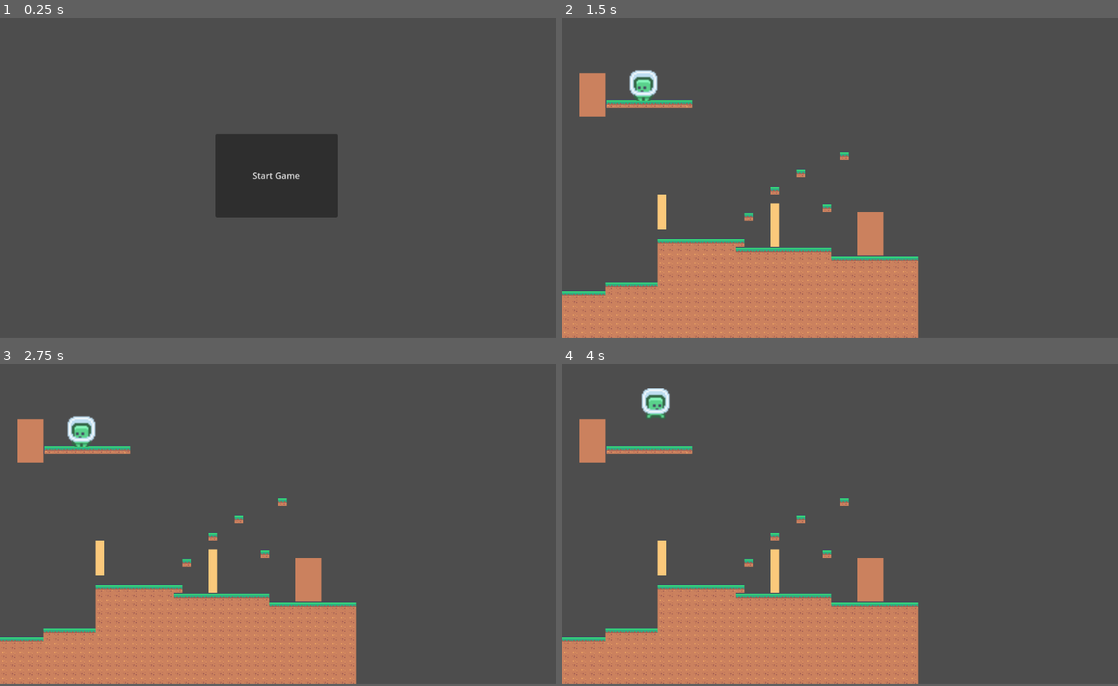
Above: before the commit, frames 1-4 (two rows, left to right).
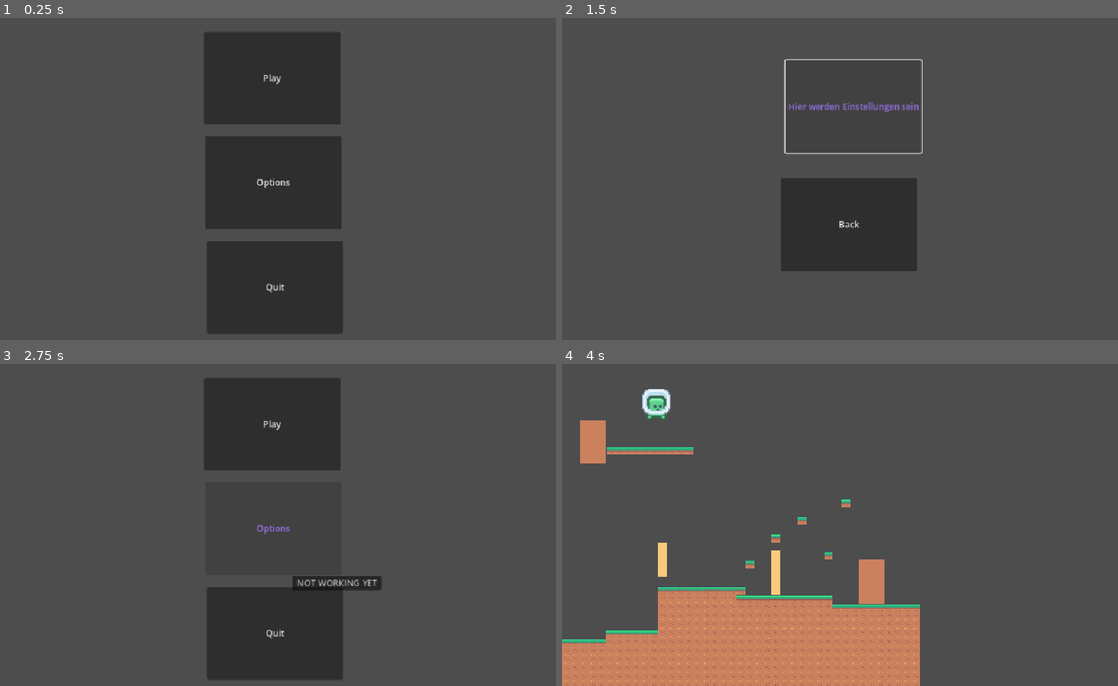
Above: after the commit, the same moments.

Repository: JustusBSchmidt04/LuckeRun
Game: Godot game, scene res://Szene/Startbildschirm/main_menu_bg.tscn
The game is run twice, just before and just after one commit, with the same random seed, the same clock (stepped at 60 frames per second) and the same inputs.
Inputs (mouse positions are in pixels of both pictures, inside the frame that each line leads up to):
- Up to frame 1 (0.25 s): no input
- Up to frame 2 (1.5 s): click (834, 182) at 0.5 s, where only the run after the commit has a clickable "Options"; click (851, 104) at 1.25 s, where only the run after the commit has a clickable "Hier werden Einstellungen sein"
- Up to frame 3 (2.75 s): click (289, 570) at 2 s, where only the run after the commit has a clickable "Back"
- Up to frame 4 (4 s): click (834, 421) at 2.75 s, where only the run after the commit has a clickable "Play"; tap Enter at 3.5 s; hold D (right) from 3.53 s (still down); tap Space (jump) at 3.77 s
The window is 800x468 before the commit and 800x471 after it. Grey fills any space a smaller window leaves; there, only what the larger window draws over its background counts as a difference.

The runs differ from the first frame. In frame 1, 16% of the frame differs, in the area x 36-62%, y 4-98%; in frame 2, 24%; in frame 3, 27%, in the area x 0-69%, y 4-100%; in frame 4, 4.0%.

Commit message:
Added multiple Buttons with functions
Added functional Quit Button, Options Button with sceen, back to main button

Diff:
--- /dev/null
+++ b/luckerun/Szene/OptionenSeite/option_screen.tscn
@@ -0,0 +1,38 @@
+[gd_scene load_steps=3 format=3 uid="uid://c2delqx8bidb6"]
+
+[ext_resource type="Script" uid="uid://b5rox54tye43o" path="res://control.gd" id="1_klhi8"]
+
+[sub_resource type="Theme" id="Theme_v464q"]
+
+[node name="OptionScreen" type="Node2D"]
+
+[node name="Control" type="Control" parent="."]
+layout_mode = 3
+anchors_preset = 0
+offset_right = 40.0
+offset_bottom = 40.0
+script = ExtResource("1_klhi8")
+
+[node name="Platzhalter" type="Button" parent="Control" node_paths=PackedStringArray("shortcut_context")]
+offset_left = 409.0
+offset_top = 87.0
+offset_right = 659.0
+offset_bottom = 257.0
+tooltip_text = "Starts the Game"
+shortcut_context = NodePath(".")
+theme = SubResource("Theme_v464q")
+theme_override_colors/font_hover_color = Color(0.574407, 0.436859, 0.887789, 1)
+action_mode = 0
+text = "Hier werden Einstellungen sein"
+
+[node name="BackToMain" type="Button" parent="Control" node_paths=PackedStringArray("shortcut_context")]
+offset_left = 401.0
+offset_top = 303.0
+offset_right = 651.0
+offset_bottom = 473.0
+tooltip_text = "Starts the Game"
+shortcut_context = NodePath(".")
+theme = SubResource("Theme_v464q")
+theme_override_colors/font_hover_color = Color(0.574407, 0.436859, 0.887789, 1)
+action_mode = 0
+text = "Back"
--- a/luckerun/Szene/Startbildschirm/main_menu.gd
+++ b/luckerun/Szene/Startbildschirm/main_menu.gd
@@ -1,13 +1,33 @@
 extends Control
-
+func _process(delta):
+	pass
 # Called when the node enters the scene tree for the first time.
 func _ready():
-	$StartButton.pressed.connect(_on_start_button_pressed)
+	$PlayButton.pressed.connect(_on_start_button_pressed)
+	$OptionsButton.pressed.connect(_on_options_button_pressed)
+	$QuitButton.pressed.connect(_on_quit_button_pressed)
 
 # Called every frame. 'delta' is the elapsed time since the previous frame.
-func _process(delta):
-	pass
+
 
 # Called when Start button is pressed
 func _on_start_button_pressed():
 	get_tree().change_scene_to_file("res://Szene/World1/World1.tscn")
+
+
+
+
+# Called every frame. 'delta' is the elapsed time since the previous frame.
+
+
+# Called when Start button is pressed
+func _on_options_button_pressed():
+	get_tree().change_scene_to_file("res://Szene/OptionenSeite/option_screen.tscn")
+
+
+# Called every frame. 'delta' is the elapsed time since the previous frame.
+
+
+# Called when Start button is pressed
+func _on_quit_button_pressed():
+	get_tree().quit()
--- a/luckerun/Szene/Startbildschirm/main_menu_bg.tscn
+++ b/luckerun/Szene/Startbildschirm/main_menu_bg.tscn
@@ -1,6 +1,8 @@
-[gd_scene load_steps=2 format=3 uid="uid://5opfomoph68k"]
+[gd_scene load_steps=3 format=3 uid="uid://5opfomoph68k"]
 
 [ext_resource type="Script" uid="uid://cvqiaiccpsrgp" path="res://Szene/Startbildschirm/main_menu.gd" id="1_u6l3h"]
+
+[sub_resource type="Theme" id="Theme_u6l3h"]
 
 [node name="MainMenuBG" type="Node2D"]
 
@@ -14,16 +16,42 @@
 offset_bottom = 602.0
 script = ExtResource("1_u6l3h")
 
-[node name="StartButton" type="Button" parent="MainMenu" node_paths=PackedStringArray("shortcut_context")]
-layout_mode = 0
-offset_left = 397.0
-offset_top = 224.0
-offset_right = 622.0
-offset_bottom = 378.0
+[node name="PlayButton" type="Button" parent="MainMenu" node_paths=PackedStringArray("shortcut_context")]
+layout_mode = 2
+offset_left = 376.0
+offset_top = 35.0
+offset_right = 626.0
+offset_bottom = 205.0
 tooltip_text = "Starts the Game"
 shortcut_context = NodePath(".")
+theme = SubResource("Theme_u6l3h")
+theme_override_colors/font_hover_color = Color(0.574407, 0.436859, 0.887789, 1)
 action_mode = 0
-text = "Start Game"
+text = "Play"
+
+[node name="OptionsButton" type="Button" parent="MainMenu" node_paths=PackedStringArray("shortcut_context")]
+offset_left = 378.0
+offset_top = 226.0
+offset_right = 628.0
+offset_bottom = 396.0
+tooltip_text = "NOT WORKING YET"
+shortcut_context = NodePath(".")
+theme = SubResource("Theme_u6l3h")
+theme_override_colors/font_hover_color = Color(0.574407, 0.436859, 0.887789, 1)
+action_mode = 0
+text = "Options"
+
+[node name="QuitButton" type="Button" parent="MainMenu" node_paths=PackedStringArray("shortcut_context")]
+offset_left = 381.0
+offset_top = 418.0
+offset_right = 631.0
+offset_bottom = 588.0
+tooltip_text = "Closes the Game"
+shortcut_context = NodePath(".")
+theme = SubResource("Theme_u6l3h")
+theme_override_colors/font_hover_color = Color(0.574407, 0.436859, 0.887789, 1)
+action_mode = 0
+text = "Quit"
 
 [node name="Camera2D" type="Camera2D" parent="."]
 position = Vector2(512, 301)
--- /dev/null
+++ b/luckerun/control.gd
@@ -0,0 +1,10 @@
+extends Control
+
+func _process(delta):
+	pass
+
+func _ready():
+	$BackToMain.pressed.connect(_on_backtomain_button_pressed)
+
+func _on_backtomain_button_pressed():
+	get_tree().change_scene_to_file("res://Szene/Startbildschirm/main_menu_bg.tscn")
--- a/luckerun/project.godot
+++ b/luckerun/project.godot
@@ -17,9 +17,9 @@
 
 [display]
 
-window/size/viewport_width=1024
+window/size/viewport_width=1020
 window/size/viewport_height=600
-window/stretch/mode="viewport"
+window/stretch/mode="canvas_items"
 
 [input]
 
Empty file added: luckerun/back_to_main_menu_button.gd
Not shown, added: luckerun/back_to_main_menu_button.gd.uid
Not shown, added: luckerun/control.gd.uid
